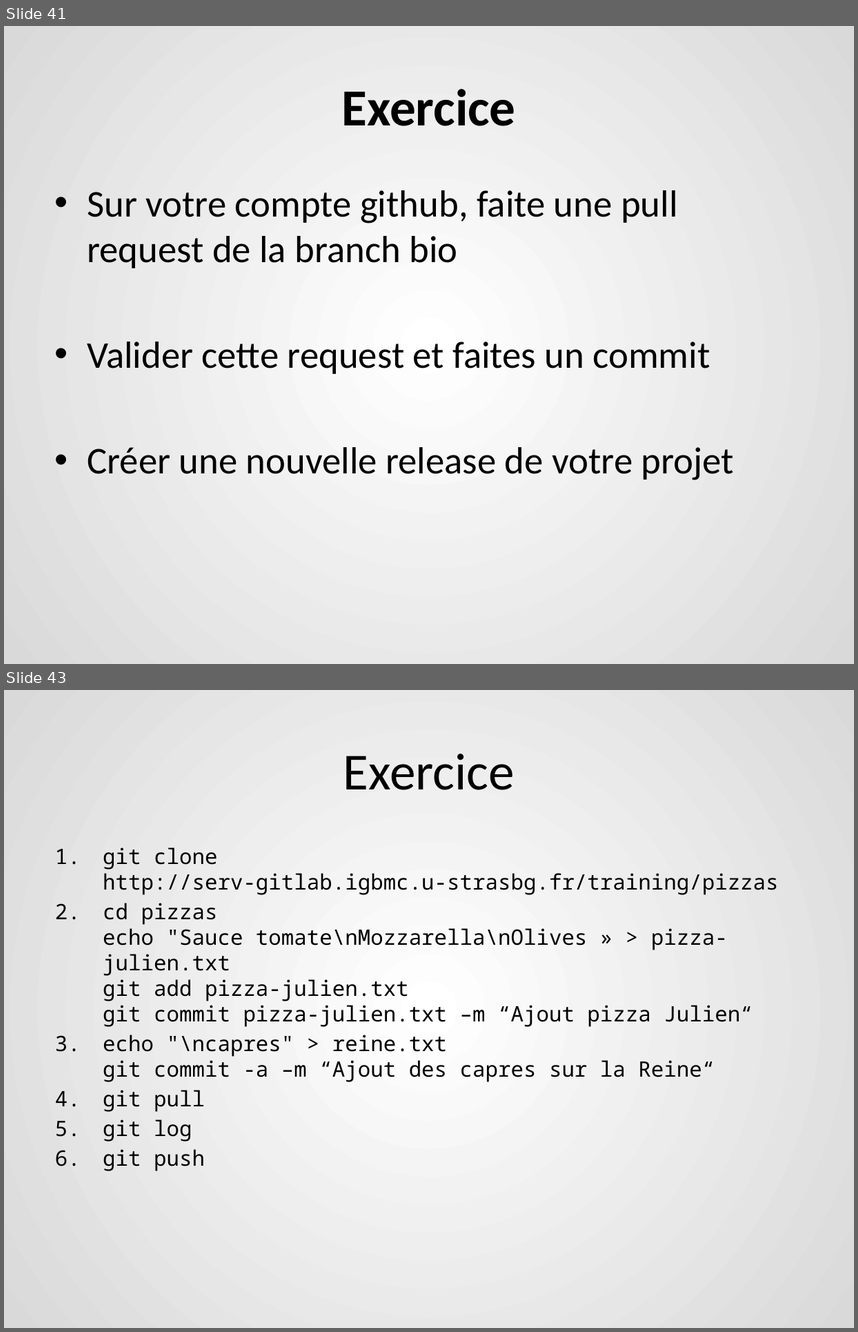
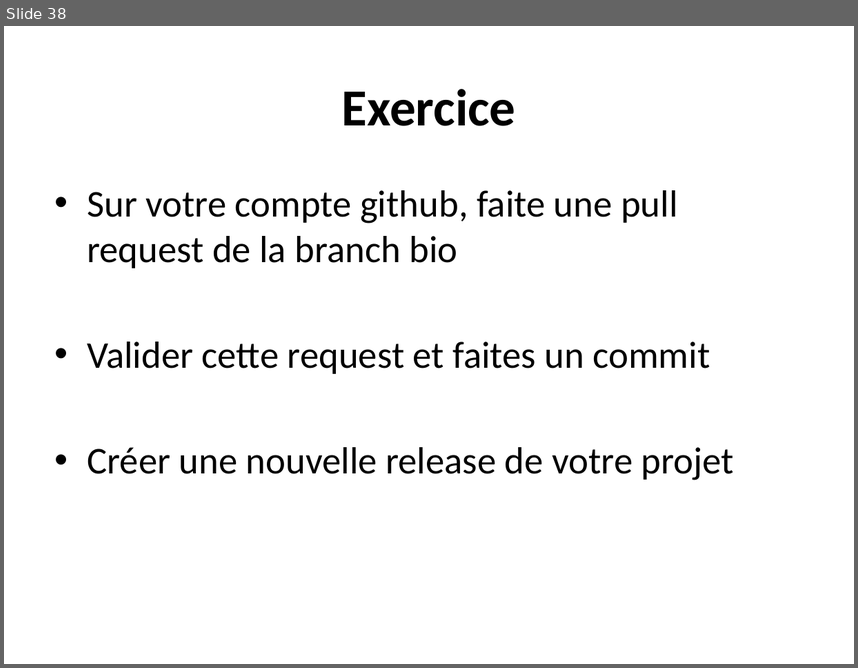
Before and after one commit to berradais/light-dna-2020-2021, a slide deck: 1-Environment/Lab/3.burger_lab.pptx. Shown one above the other, each under a label of ours: slides 41 and 43 before the commit, slide 38 after it; the slides between them are not shown. The pictures are 858x1332 and 858x668 pixels, drawn with LibreOffice and Linux fonts; fonts in the diff are those of the drawing. Boxes give left, top, right and bottom in pixels: in the first picture for what was removed or moved away, otherwise in the second. Text is boxed around its words. In the diff, an @@ line names an element or a change of style, - is before the commit and + after.

```diff
--- a/1-Environment/Lab/3.burger_lab.pptx
+++ b/1-Environment/Lab/3.burger_lab.pptx
@@ slide 43 removed at [4, 690, 854, 1328], background gradient #FFFFFF to #D9D9D9 @@
@@ title removed at [343, 753, 515, 790] @@
-Exercice
@@ text removed at [103, 847, 778, 1171] @@
-1. git clone http://serv-gitlab.igbmc.u-strasbg.fr/training/pizzas
-2. cd pizzas
-   echo "Sauce tomate\nMozzarella\nOlives » > pizza-julien.txt
-   git add pizza-julien.txt
-   git commit pizza-julien.txt –m “Ajout pizza Julien“
-3. echo "\ncapres" > reine.txt
-   git commit -a –m “Ajout des capres sur la Reine“
-4. git pull
-5. git log
-6. git push
@@ what was slide 41 is now slide 38 @@
@@ slide 38 changed as well @@
@@ background gradient #FFFFFF to #D9D9D9 to #FFFFFF @@
```
Also in this commit, not shown: 37 other slides changed, 4 other slides removed, 20 other files.
